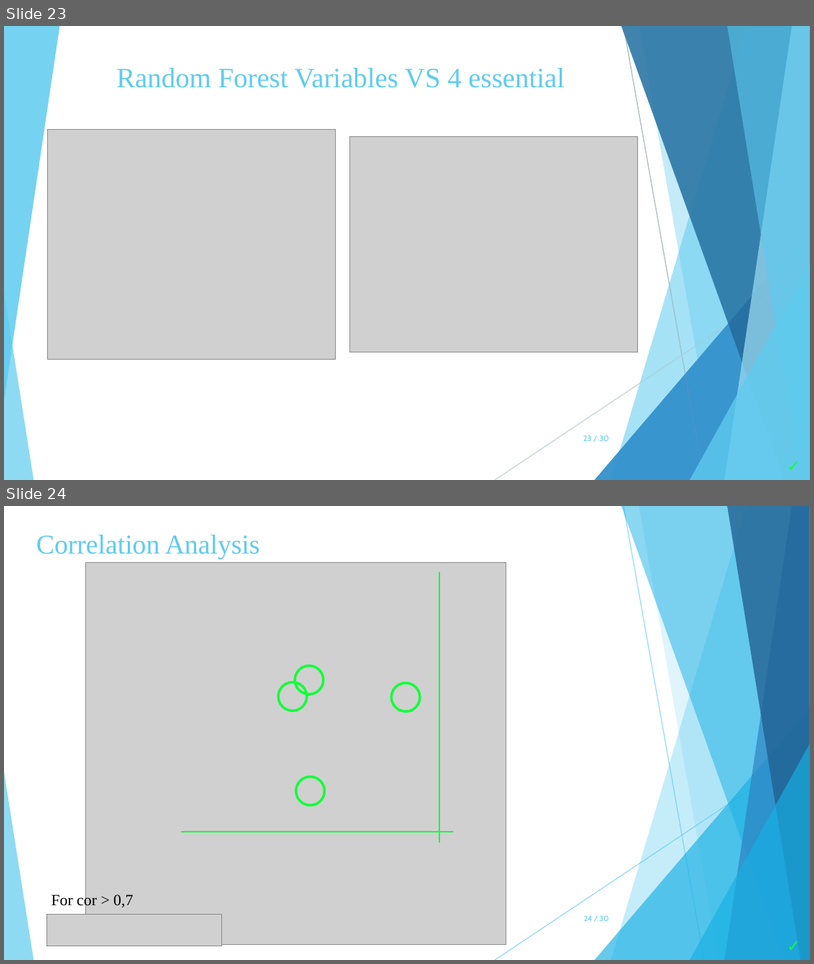
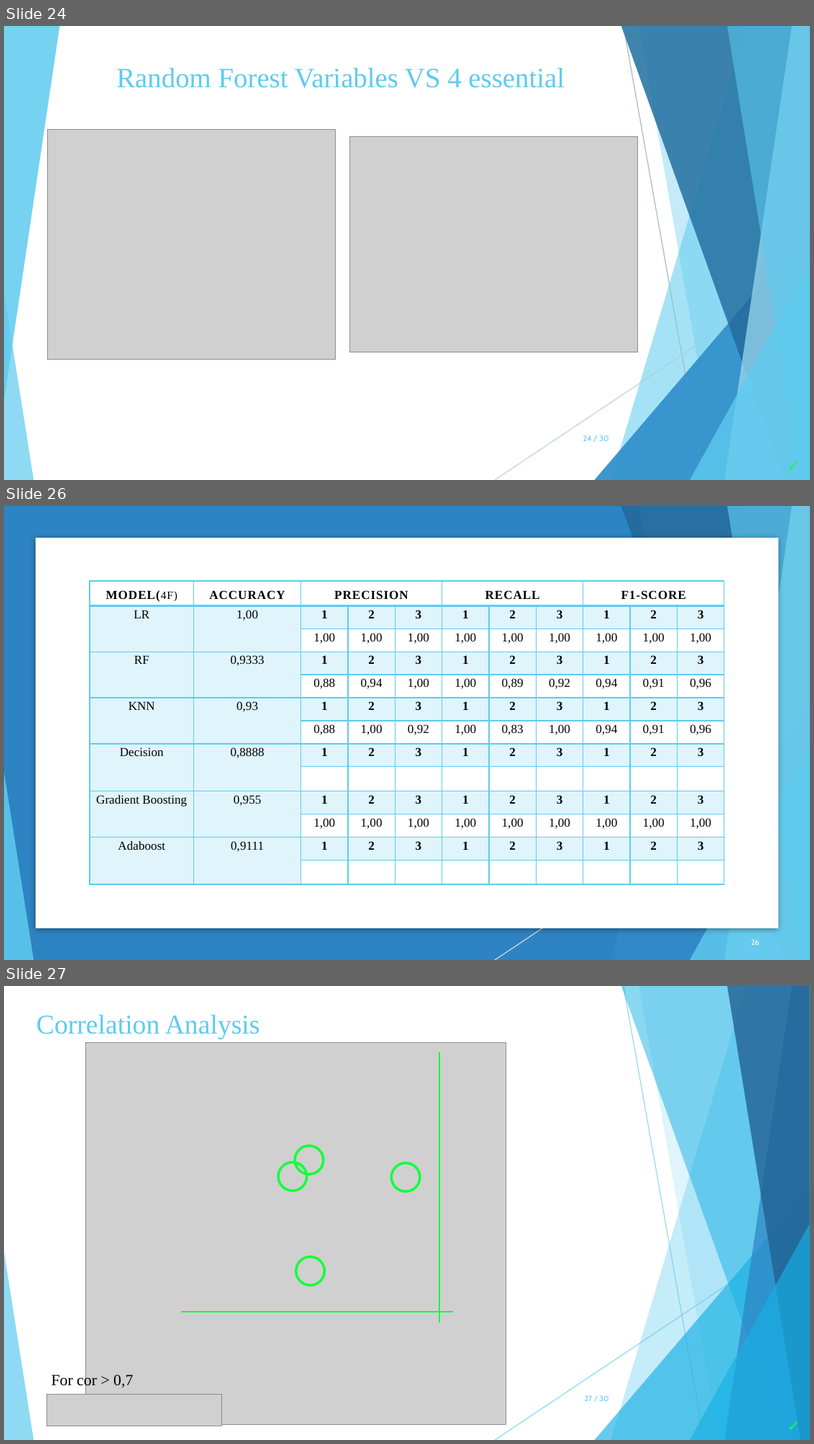
Before and after one commit to zoekelepiri/WineDataPrediction, a slide deck: Παραδοτέα/Wine Data Set.pptx. Shown one above the other, each under a label of ours: slides 23 and 24 before the commit, slides 24, 26 and 27 after it; the slides between them are not shown. The pictures are 814x964 and 814x1444 pixels, drawn with LibreOffice and Linux fonts; fonts in the diff are those of the drawing; grey boxes stand for pictures. Boxes give left, top, right and bottom in pixels: in the first picture for what was removed or moved away, otherwise in the second. Text is boxed around its words. In the diff, an @@ line names an element or a change of style, - is before the commit and + after.

```diff
--- a/Παραδοτέα/Wine Data Set.pptx
+++ b/Παραδοτέα/Wine Data Set.pptx
@@ slide 26 added at (4, 506, 810, 960), background #FFFFFF; not listed: 10 template elements that a slide beside it also shows @@
@@ rectangle added at (4, 506, 810, 959), fill #2E83C3 @@
@@ rectangle added at (36, 538, 779, 928), fill #FFFFFF @@
@@ table added at (90, 581, 722, 885), 13 rows, 11 columns @@
+MODEL(4F) | ACCURACY | PRECISION |  |  | RECALL |  |  | F1-SCORE |  | 
+LR | 1,00 | 1 | 2 | 3 | 1 | 2 | 3 | 1 | 2 | 3
+ |  | 1,00 | 1,00 | 1,00 | 1,00 | 1,00 | 1,00 | 1,00 | 1,00 | 1,00
+RF | 0,9333 | 1 | 2 | 3 | 1 | 2 | 3 | 1 | 2 | 3
+ |  | 0,88 | 0,94 | 1,00 | 1,00 | 0,89 | 0,92 | 0,94 | 0,91 | 0,96
+KNN | 0,93 | 1 | 2 | 3 | 1 | 2 | 3 | 1 | 2 | 3
+ |  | 0,88 | 1,00 | 0,92 | 1,00 | 0,83 | 1,00 | 0,94 | 0,91 | 0,96
+Decision | 0,8888 | 1 | 2 | 3 | 1 | 2 | 3 | 1 | 2 | 3
+ |  |  |  |  |  |  |  |  |  | 
+Gradient Boosting | 0,955 | 1 | 2 | 3 | 1 | 2 | 3 | 1 | 2 | 3
+ |  | 1,00 | 1,00 | 1,00 | 1,00 | 1,00 | 1,00 | 1,00 | 1,00 | 1,00
+Adaboost | 0,9111 | 1 | 2 | 3 | 1 | 2 | 3 | 1 | 2 | 3
+ |  |  |  |  |  |  |  |  |  | 
@@ group added at (4, 506, 810, 959): 5 freeform shapes, 3 triangles, 1 line @@
@@ page number added at (751, 939, 759, 944), 6.8 pt, text #FFFFFF @@
+26
@@ what was slide 23 is now slide 24 @@
@@ page number at (584, 435, 610, 441): text changed @@
-23 / 30
+24 / 30
@@ what was slide 24 is now slide 27 @@
@@ page number at (585, 1395, 609, 1401): text changed @@
-24 / 30
+27 / 30
```
Also in this commit, not shown: 4 other slides added.
